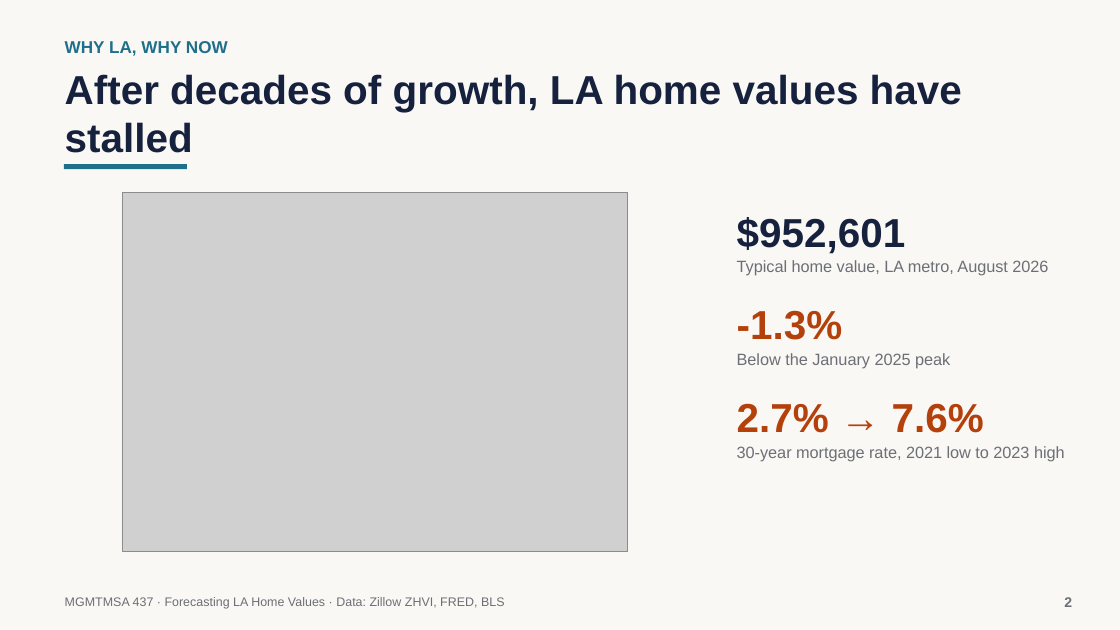
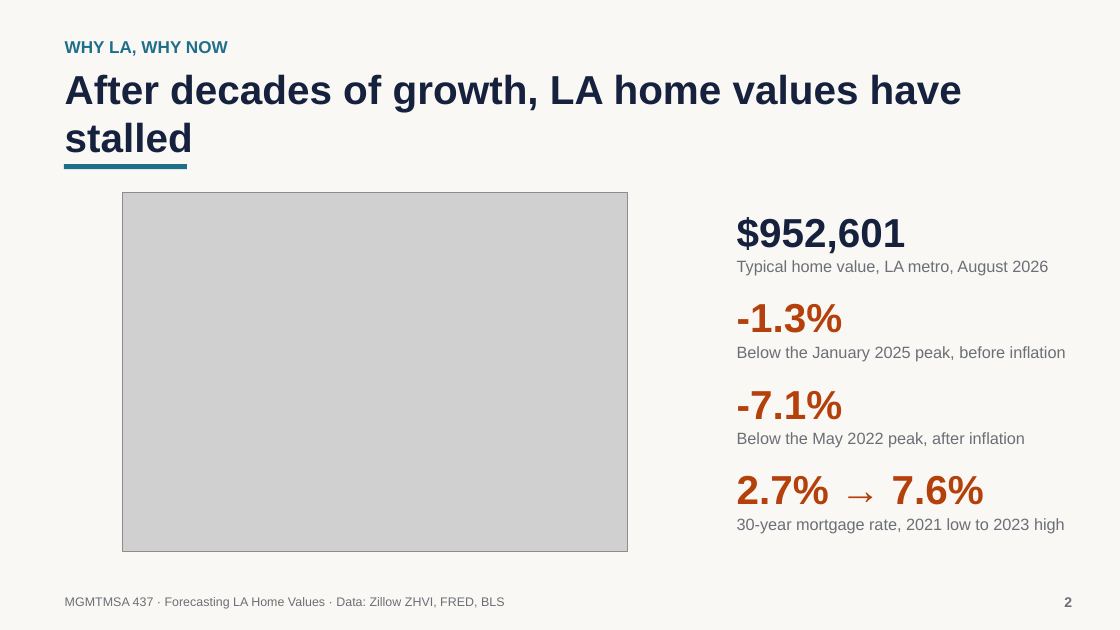
Before and after one commit to neiltd/la-housing-forecast, a slide deck: slide 2 of slides/LA_home_values_slides.pptx. Drawn at 1120x630 pixels with LibreOffice and Linux fonts; fonts in the diff are those of the drawing; grey boxes stand for pictures. Boxes give left, top, right and bottom in pixels: in the first picture for what was removed or moved away, otherwise in the second. Text is boxed around its words. In the diff, an @@ line names an element or a change of style, - is before the commit and + after.

```diff
--- a/slides/LA_home_values_slides.pptx
+++ b/slides/LA_home_values_slides.pptx
@@ text "-1.3%": place and size @@
-text "-1.3%" at bbox=[737, 310, 843, 340]
+text "-1.3%" at bbox=[737, 303, 843, 333]
@@ text at bbox=[737, 346, 1066, 362]: text changed @@
-Below the January 2025 peak
+Below the January 2025 peak, before inflation
@@ text added at bbox=[737, 391, 843, 420], 26 pt, text #B4400B, bold @@
+-7.1%
@@ text added at bbox=[737, 432, 1025, 448], 10.5 pt, text #6B6F76 @@
+Below the May 2022 peak, after inflation
@@ text "2.7% → 7.6%": place and size @@
-text "2.7% → 7.6%" at bbox=[737, 403, 984, 433]
+text "2.7% → 7.6%" at bbox=[737, 475, 984, 505]
@@ text "30-year mortgage rate, 2021 low ...": place and size @@
-text "30-year mortgage rate, 2021 low ..." at bbox=[737, 446, 1065, 461]
+text "30-year mortgage rate, 2021 low ..." at bbox=[737, 518, 1065, 534]
```
Also in this commit, not shown: 4 other slides changed, 49 other files.
